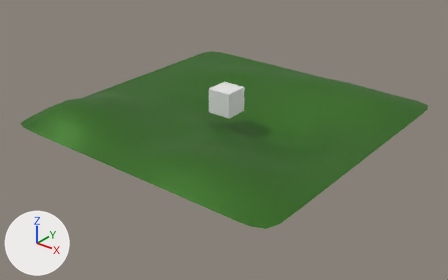
What one commit did to the glTF model assets/blueprints/ground.glb.
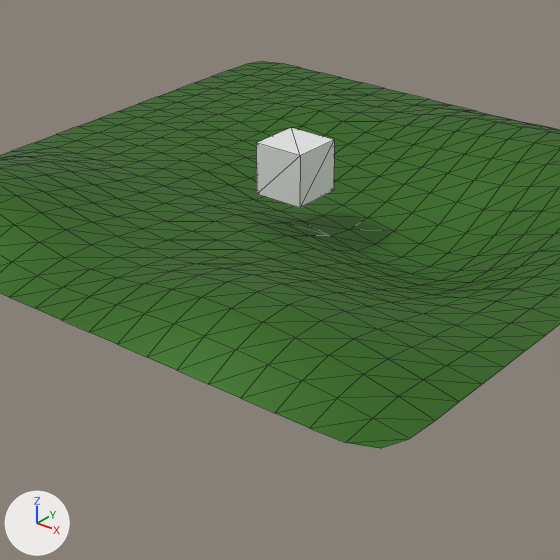
Old and new are each drawn whole from a 50 mm lens placed at (93.9, -120.3, 66.1), pointed at (0.8, -3.9, -6.0) and again close up on the part from 20% to 78% of the width and 8% to 100% of the height. Every picture has the same lights, and +X, +Y and +Z are marked at lower left. The close-ups show mesh edges as thin lines. Where no turn or scale is listed for an object, it has been applied to the vertices.

Objects in the first close-up: 'Cube.002', 'ground.001'.
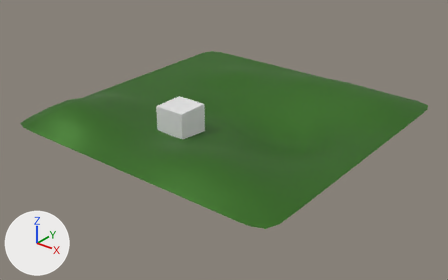
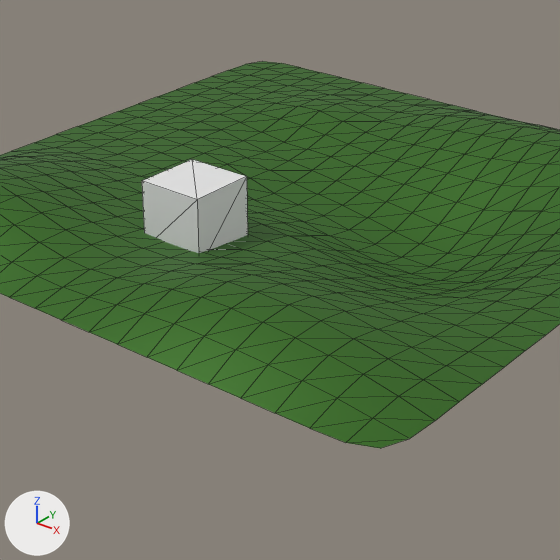
The edits, one by one:
Object 'Cube.002' (ob_cube_002) moves from (0.9, -2.8, 5.2) to (-2.9, -16.4, 2.9).
Object 'Cube.002' (ob_cube_002) is rescaled from (-0.125, -0.125, -0.125) to (-0.16, -0.16, -0.16).

Where the change shows, as pixel boxes [x1, y1, x2, y2] in the close-ups (560 x 560 px):
'Cube.002', moved, rescaled: before [256, 128, 334, 208]; after [142, 159, 248, 253]
